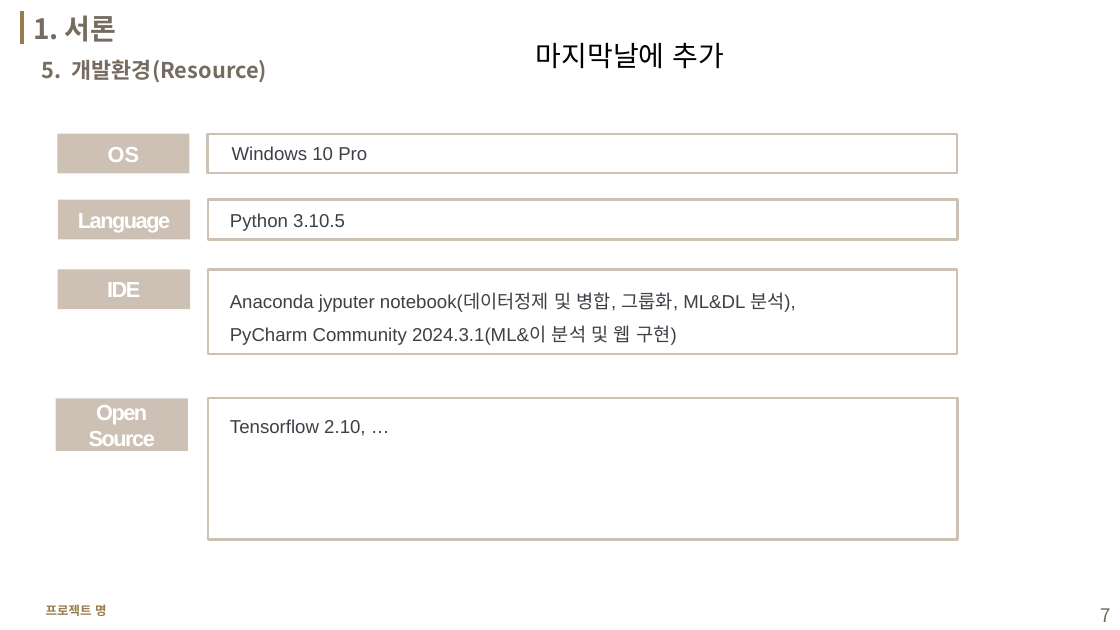
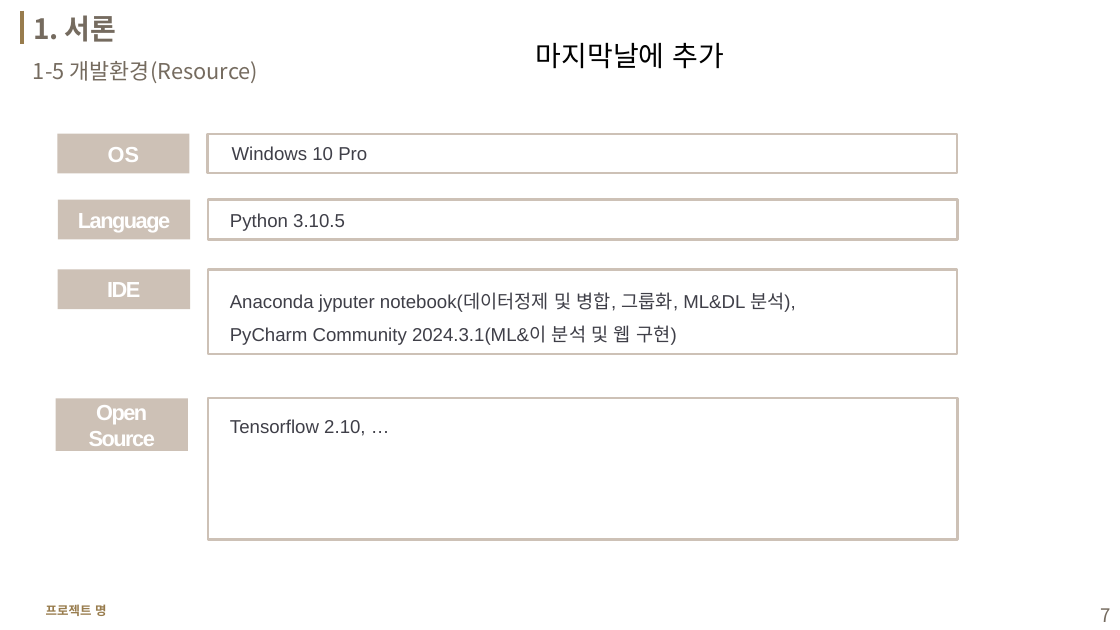
Before and after one commit to ssoom98/personal_project, a slide deck: slide 7 of ppt/발표 ppt.pptx. Drawn at 1120x630 pixels with LibreOffice and Linux fonts; fonts in the diff are those of the drawing; background and template pictures are left out. Boxes give left, top, right and bottom in pixels: in the first picture for what was removed or moved away, otherwise in the second. Text is boxed around its words. In the diff, an @@ line names an element or a change of style, - is before the commit and + after.

```diff
--- a/ppt/발표 ppt.pptx
+++ b/ppt/발표 ppt.pptx
@@ text at (33,61,258,83): text changed; bold off @@
-5. 개발환경(Resource)
+1-5 개발환경(Resource)
```
Also in this commit, not shown: 7 other slides changed, 1 other file.
